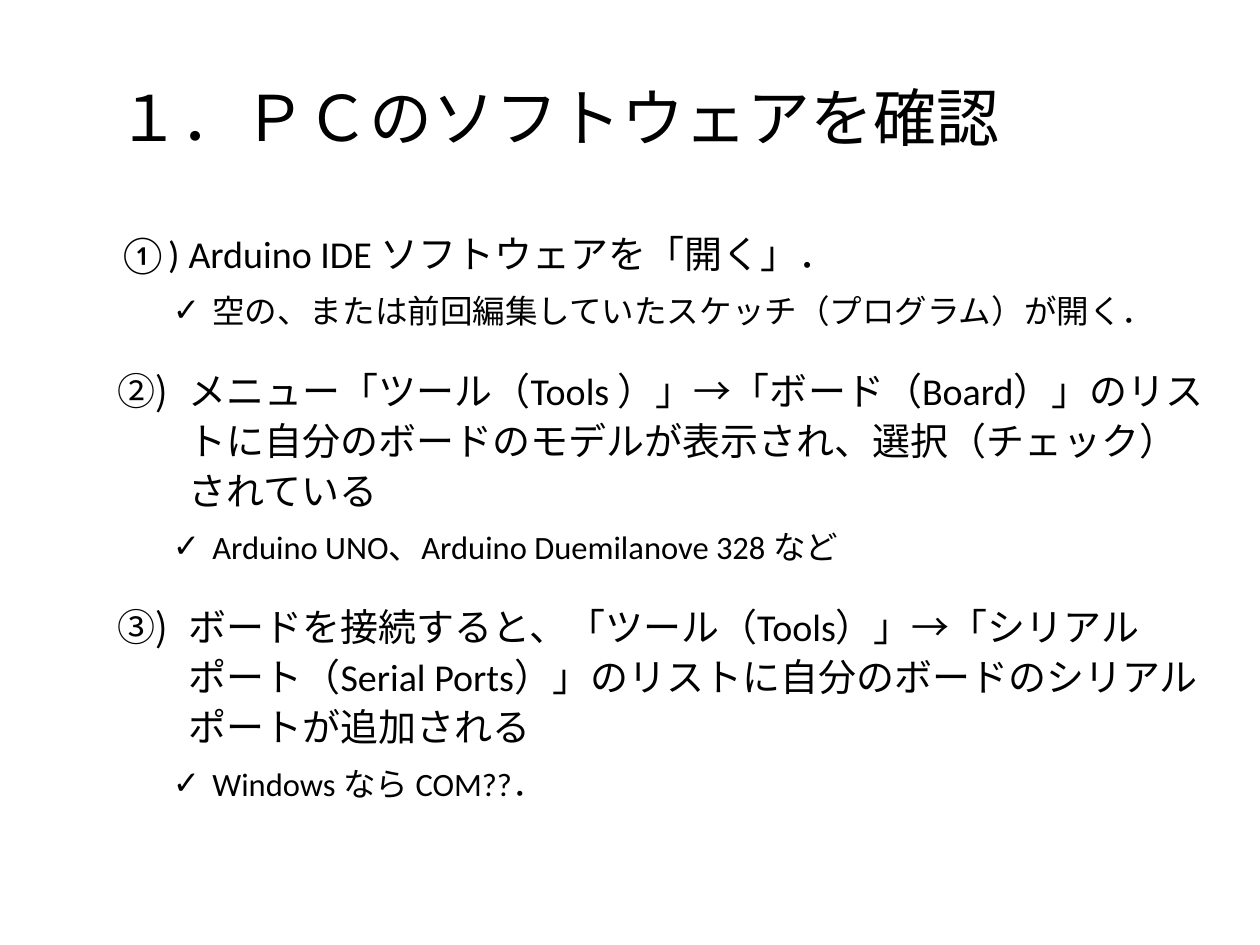
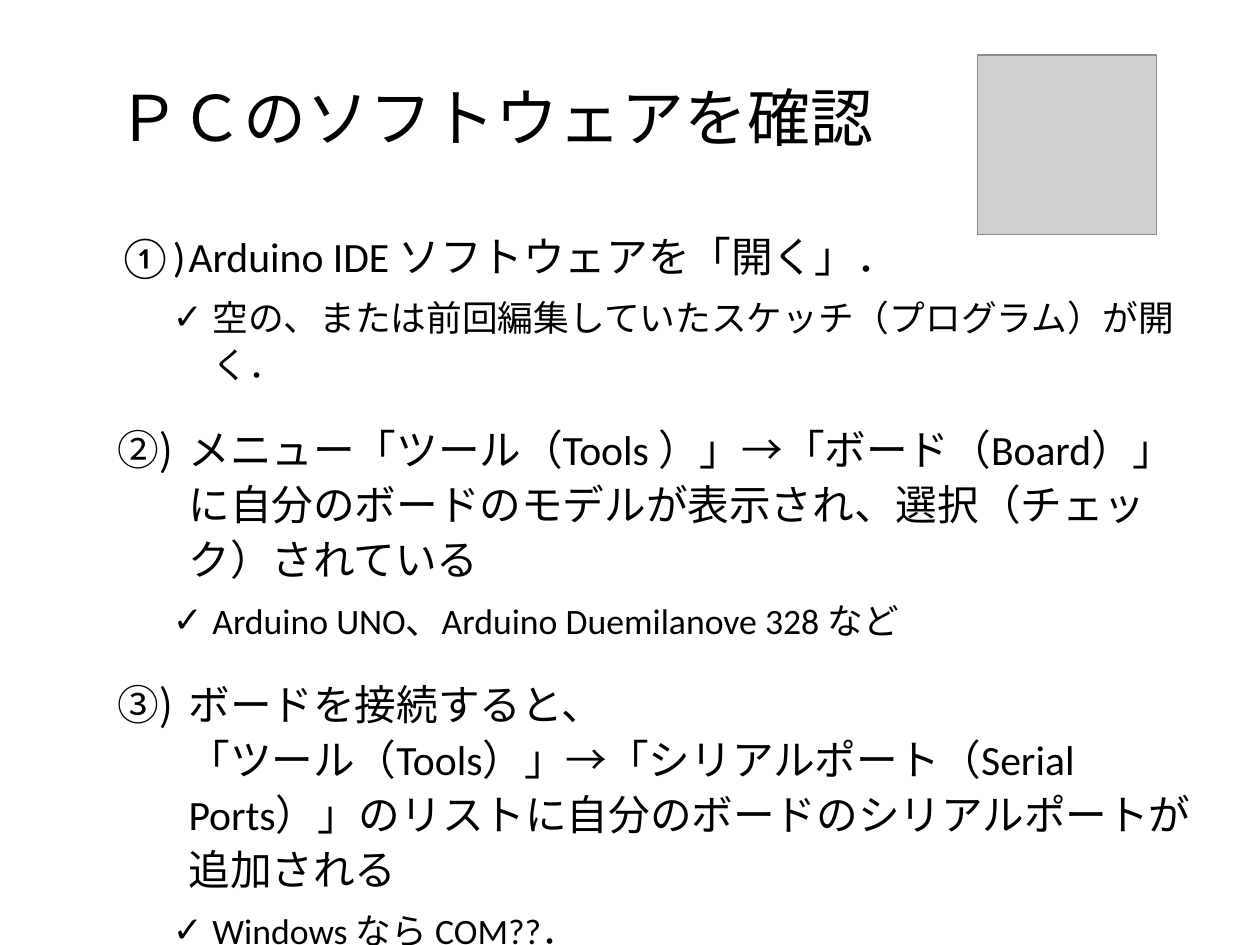
Before and after one commit to MatsK/Courses, a slide deck: slide 2 of CS2/Arduino入門：Arduino IDE 言語篇.pptx (slide 1 before the commit). Drawn at 1260x945 pixels with LibreOffice and Linux fonts; fonts in the diff are those of the drawing; grey boxes stand for pictures; background and template pictures are left out. Boxes give left, top, right and bottom in pixels: in the first picture for what was removed or moved away, otherwise in the second. Text is boxed around its words. In the diff, an @@ line names an element or a change of style, - is before the commit and + after.

Commit message:
arduino ide

```diff
--- a/CS2/Arduino入門：Arduino IDE 言語篇.pptx
+++ b/CS2/Arduino入門：Arduino IDE 言語篇.pptx
@@ picture added at (978,55,1157,234) @@
@@ title at (118,88,874,146): text changed @@
-１．ＰＣのソフトウェアを確認
+ＰＣのソフトウェアを確認
@@ text at (118,236,1174,636): size 21.7 to 23.8 pt in "Arduino IDE ソフトウェアを「開く」．"; size 18.6 to 20.4 pt in "空の、または前回編集していたスケッチ（プログラム）が開く．", "Arduino UNO、Arduino Duemilanove 328 など", "Windows なら COM??．" @@
@@ text at (189,429,1174,579): text changed; size 21.7 to 23.8 pt @@
-2. メニュー「ツール（Tools ）」→「ボード（Board）」のリストに自分のボードのモデルが表示され、選択（チェック）されている
+2. メニュー「ツール（Tools ）」→「ボード（Board）」に自分のボードのモデルが表示され、選択（チェック）されている
@@ text at (189,685,1191,834): text changed; size 21.7 to 23.8 pt @@
-3. ボードを接続すると、「ツール（Tools）」→「シリアルポート（Serial Ports）」のリストに自分のボードのシリアルポートが追加される
+3. ボードを接続すると、
+   「ツール（Tools）」→「シリアルポート（Serial Ports）」のリストに自分のボードのシリアルポートが追加される
```
Also in this commit, not shown: 12 other slides changed, 2 slides added, 1 slide removed, 1 other file.
